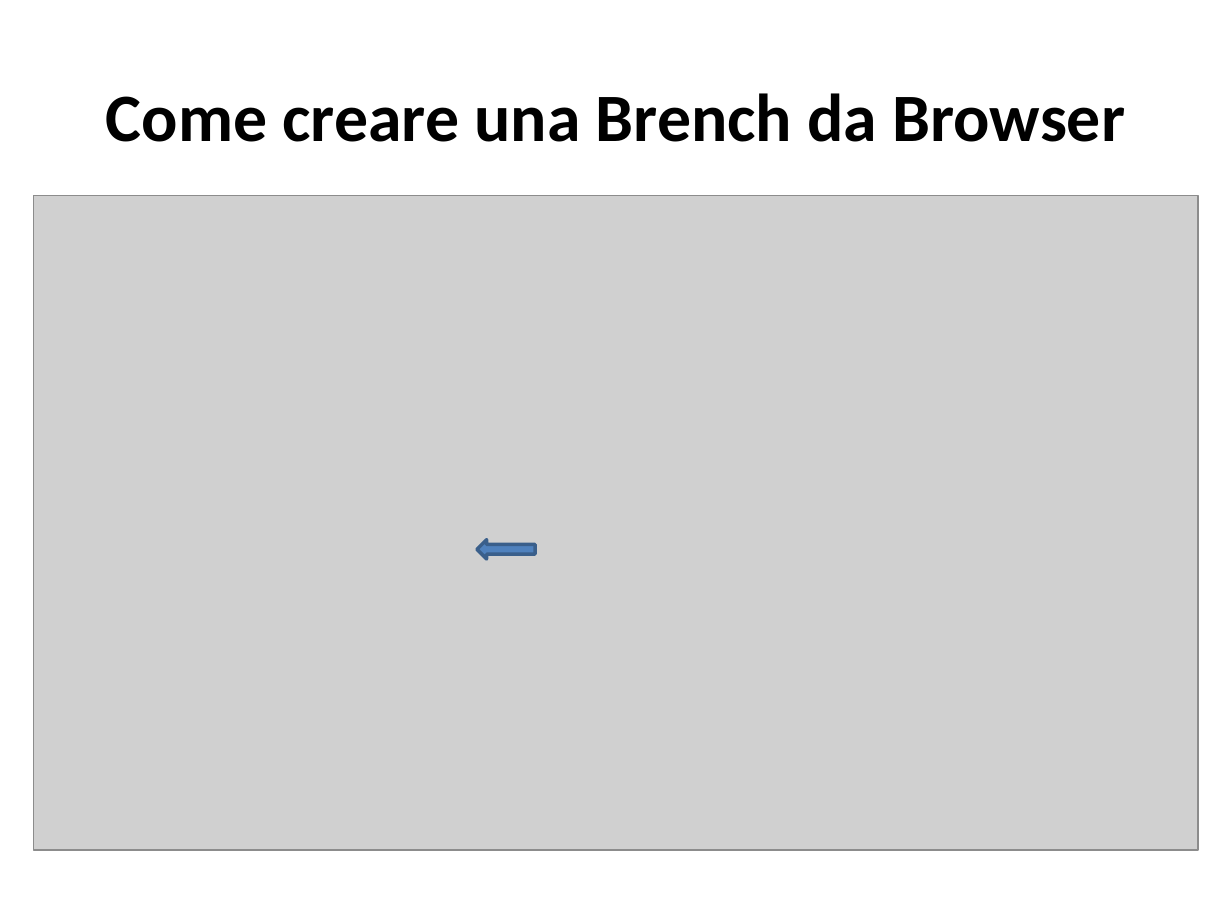
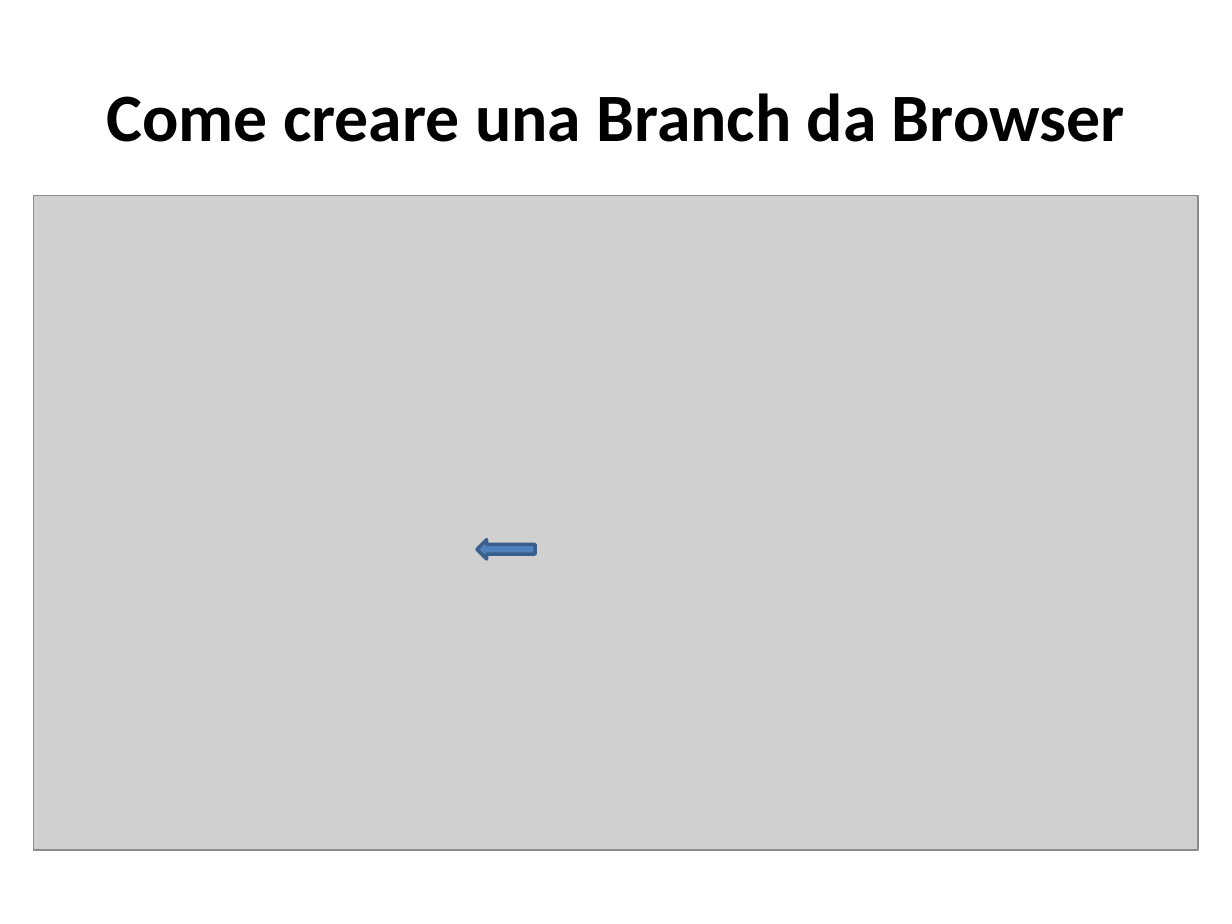
Before and after one commit to TeamEngim/GitHub-Introduction, a slide deck: slide 14 of Primi passi su GitHub.pptx. Drawn at 1232x924 pixels with LibreOffice and Linux fonts; fonts in the diff are those of the drawing; grey boxes stand for pictures. Boxes give left, top, right and bottom in pixels: in the first picture for what was removed or moved away, otherwise in the second. Text is boxed around its words. In the diff, an @@ line names an element or a change of style, - is before the commit and + after.

```diff
--- a/Primi passi su GitHub.pptx
+++ b/Primi passi su GitHub.pptx
@@ title at (107,93,1125,142): text changed @@
-Come creare una Brench da Browser
+Come creare una Branch da Browser
```
Also in this commit, not shown: 9 other slides changed, 8 slides added.
